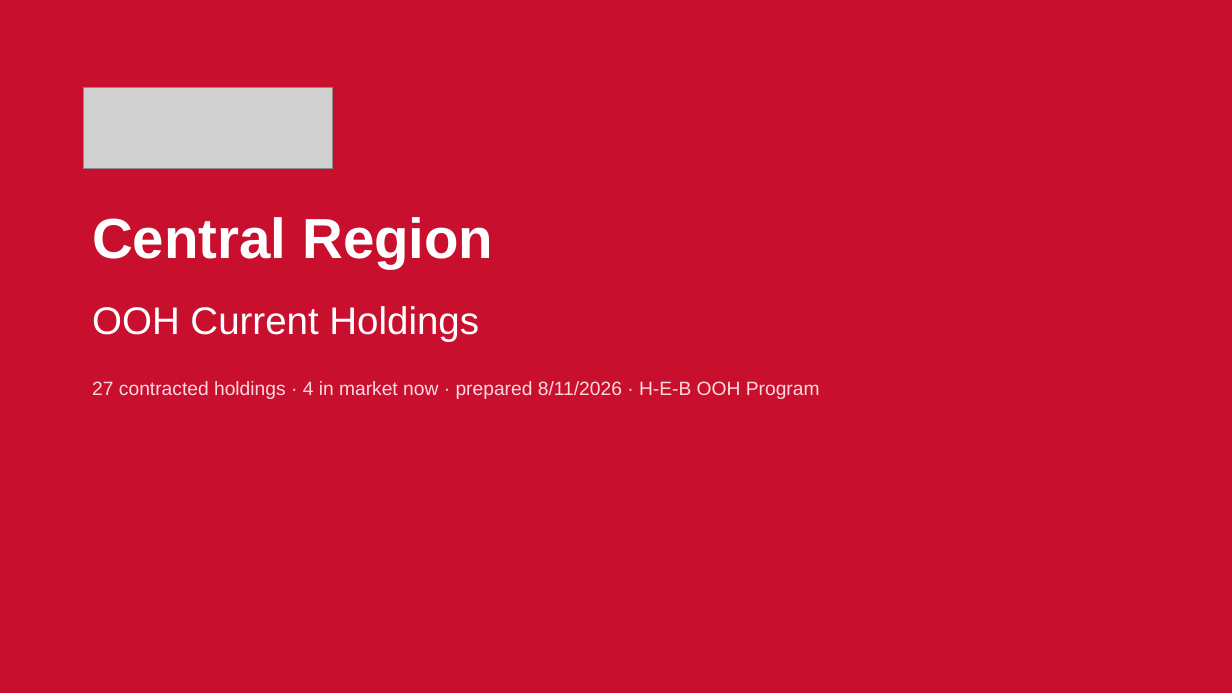
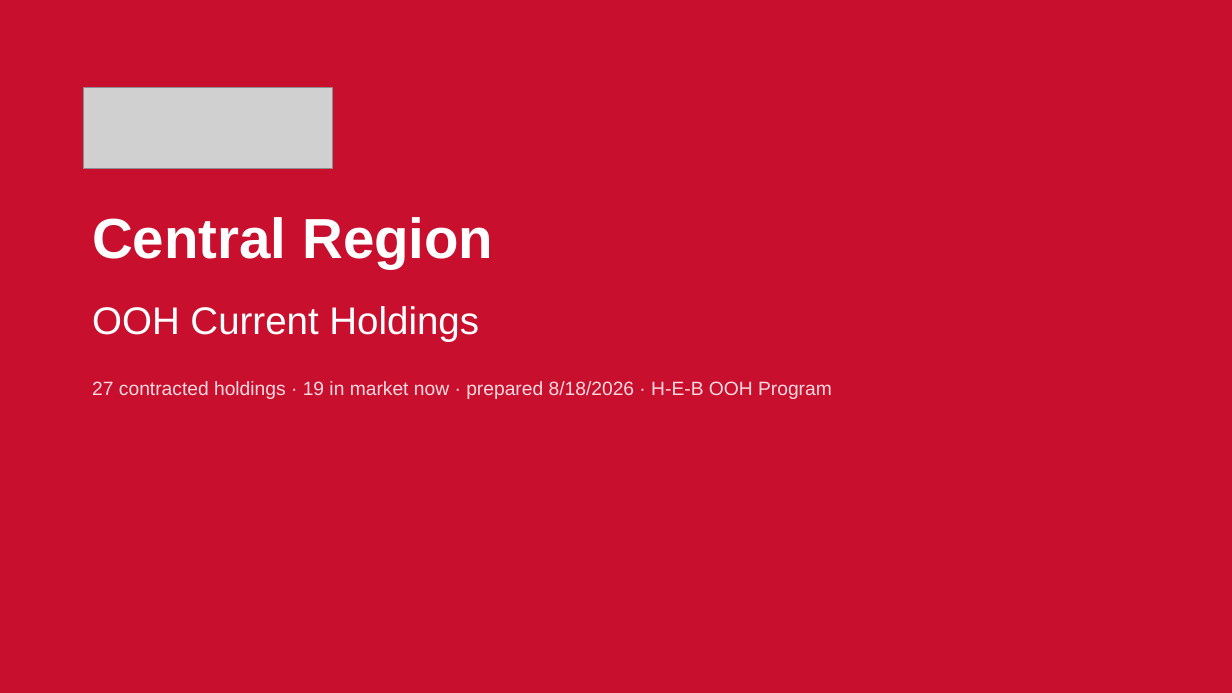
Before and after one commit to willbailes1-glitch/heb-ooh-reviews, a slide deck: slide 1 of region/Central-holdings-deck.pptx. Drawn at 1232x693 pixels with LibreOffice and Linux fonts; fonts in the diff are those of the drawing; grey boxes stand for pictures. Boxes give left, top, right and bottom in pixels: in the first picture for what was removed or moved away, otherwise in the second. Text is boxed around its words. In the diff, an @@ line names an element or a change of style, - is before the commit and + after.

```diff
--- a/region/Central-holdings-deck.pptx
+++ b/region/Central-holdings-deck.pptx
@@ text at [92,381,832,399]: text changed @@
-27 contracted holdings · 4 in market now · prepared 8/11/2026 · H-E-B OOH Program
+27 contracted holdings · 19 in market now · prepared 8/18/2026 · H-E-B OOH Program
```
Also in this commit, not shown: 28 other slides changed.
